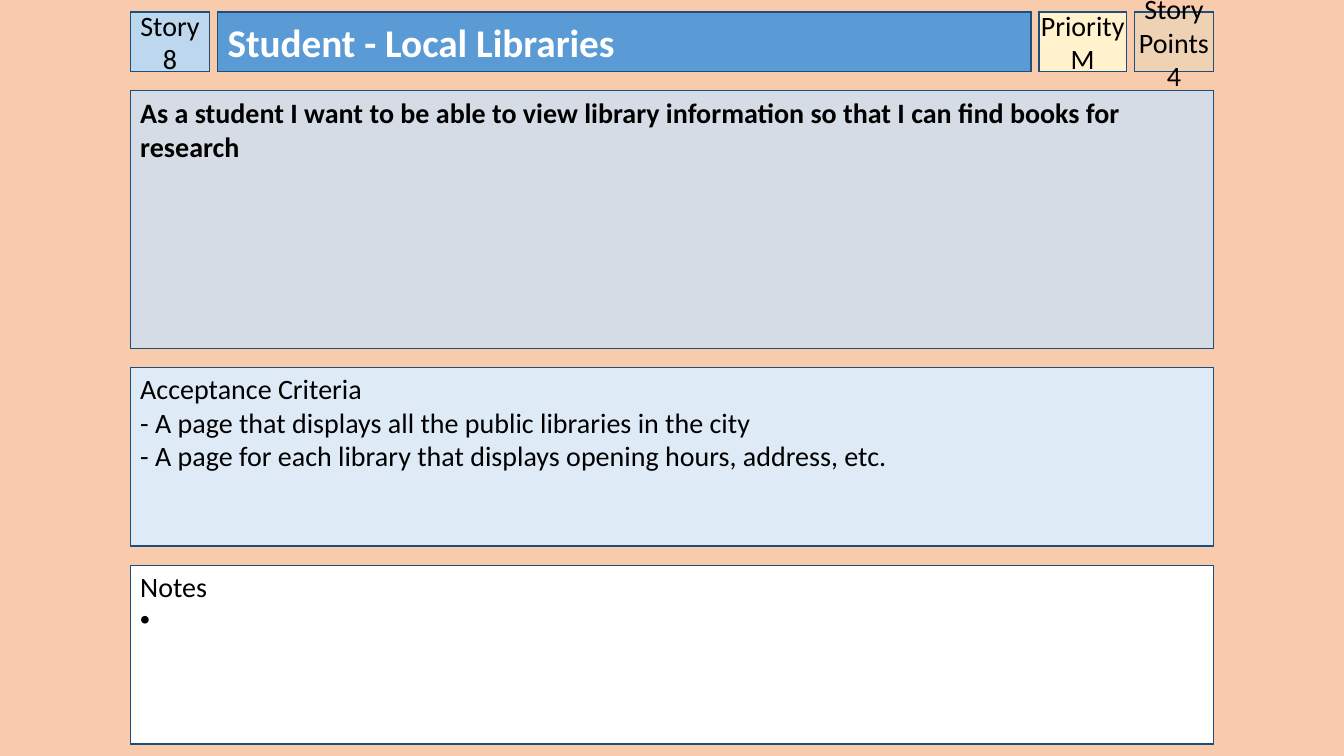
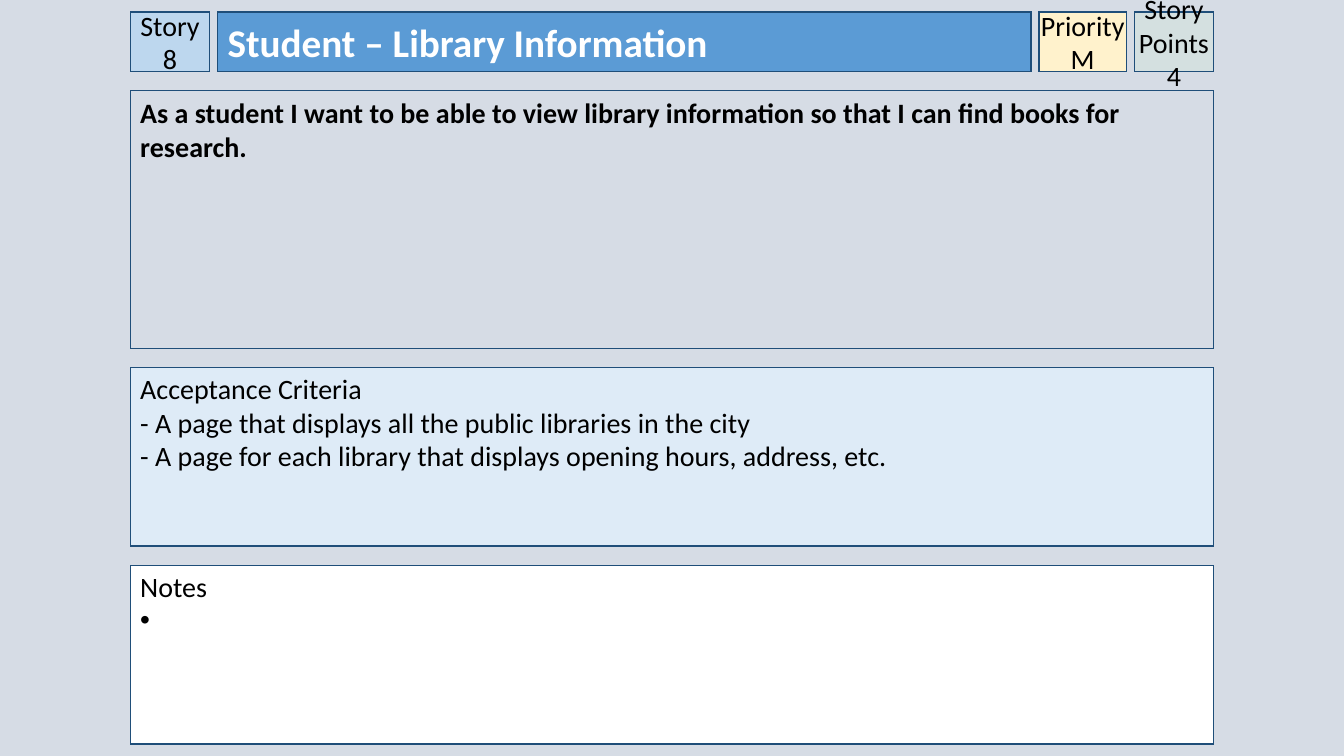
Before and after one commit to owencharters/IFB299, a slide deck: slide 9 of IFB299 - Collaborated User Stories - 2.pptx. Drawn at 1344x756 pixels with LibreOffice and Linux fonts; fonts in the diff are those of the drawing. Boxes give left, top, right and bottom in pixels: in the first picture for what was removed or moved away, otherwise in the second. Text is boxed around its words. In the diff, an @@ line names an element or a change of style, - is before the commit and + after.

```diff
--- a/IFB299 - Collaborated User Stories - 2.pptx
+++ b/IFB299 - Collaborated User Stories - 2.pptx
@@ background #F8CBAD to #D6DCE5 @@
@@ text in rectangle at [228, 29, 708, 63]: text changed @@
-Student - Local Libraries
+Student – Library Information
@@ text in rectangle at [140, 103, 1119, 158]: text changed @@
-As a student I want to be able to view library information so that I can find books for research
+As a student I want to be able to view library information so that I can find books for research.
```
Also in this commit, not shown: 18 other slides changed, 1 slide added, 1 other file.
